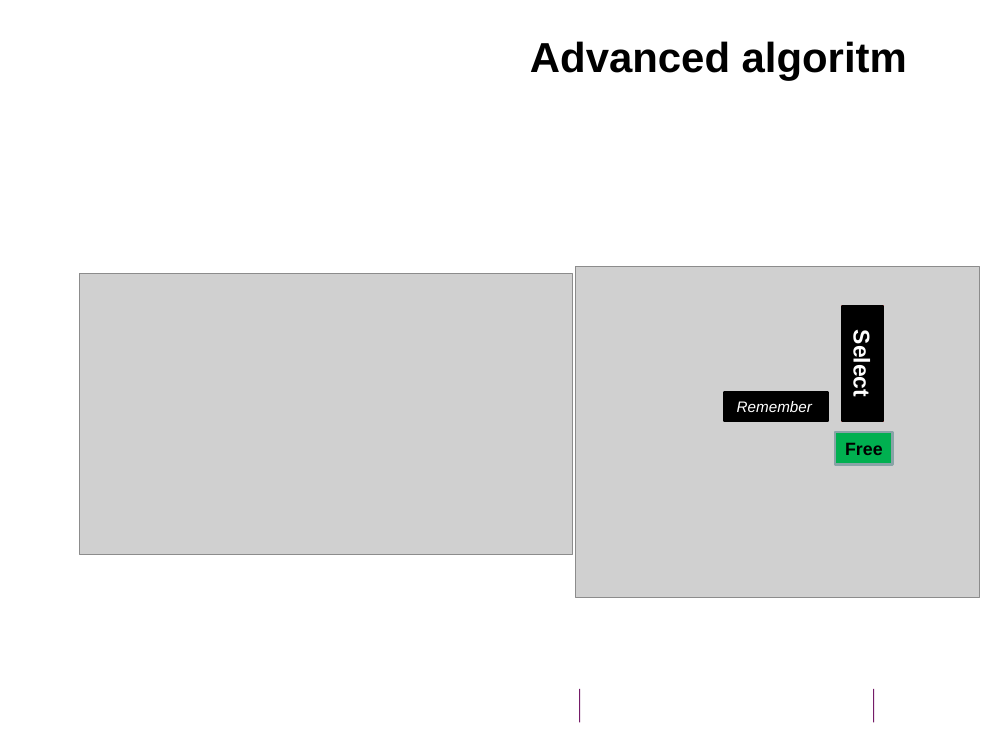
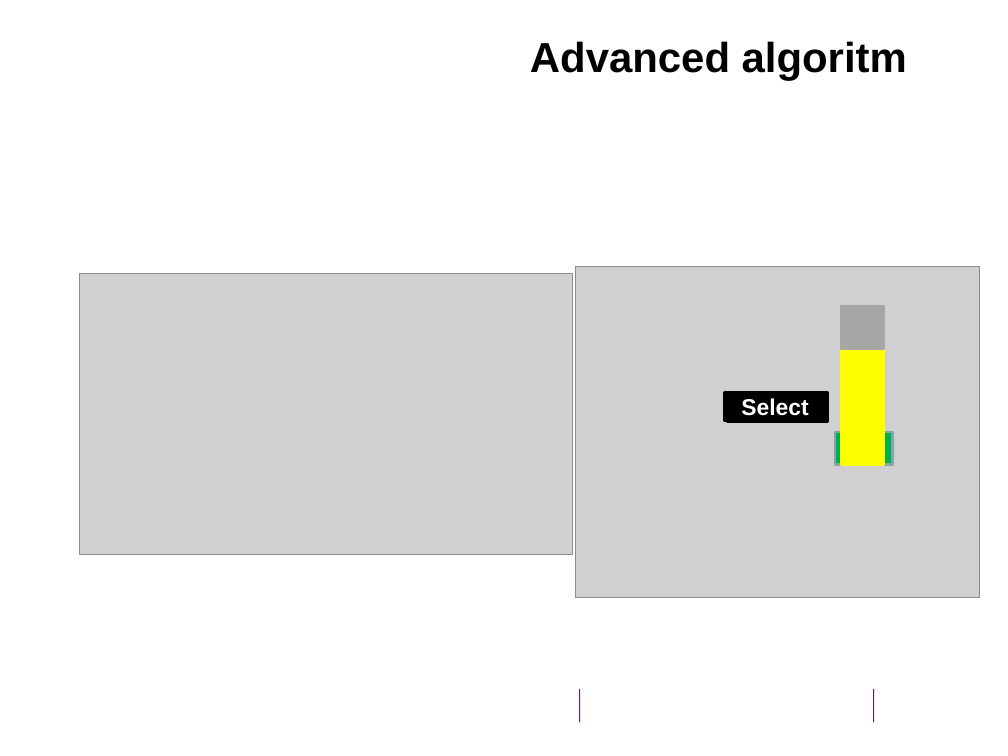
Before and after one commit to oekeur/MinProg_Heuristieken, a slide deck: slide 7 of Presentation rushhour week 4.odp. Drawn at 1008x756 pixels with LibreOffice and Linux fonts; fonts in the diff are those of the drawing; grey boxes stand for pictures; background and template pictures are left out. Boxes give left, top, right and bottom in pixels: in the first picture for what was removed or moved away, otherwise in the second. Text is boxed around its words. In the diff, an @@ line names an element or a change of style, - is before the commit and + after.

```diff
--- a/Presentation rushhour week 4.odp
+++ b/Presentation rushhour week 4.odp
@@ freeform shape added at <box>842,306,885,349</box>, fill #A6A6A6, outline #A6A6A6 2.01 pt @@
@@ freeform shape added at <box>842,349,885,465</box>, fill #FFFF00, outline #FFFF00 2.01 pt @@
@@ freeform shape added at <box>725,392,826,421</box>, fill #000000, outline #000000 2.01 pt, 18 pt, text #FFFFFF, bold @@
+Select
@@ freeform shape "Remember" at <box>727,393,828,422</box>: outline redrawn @@
```
Also in this commit, not shown: 1 other slide changed, 1 other file.
